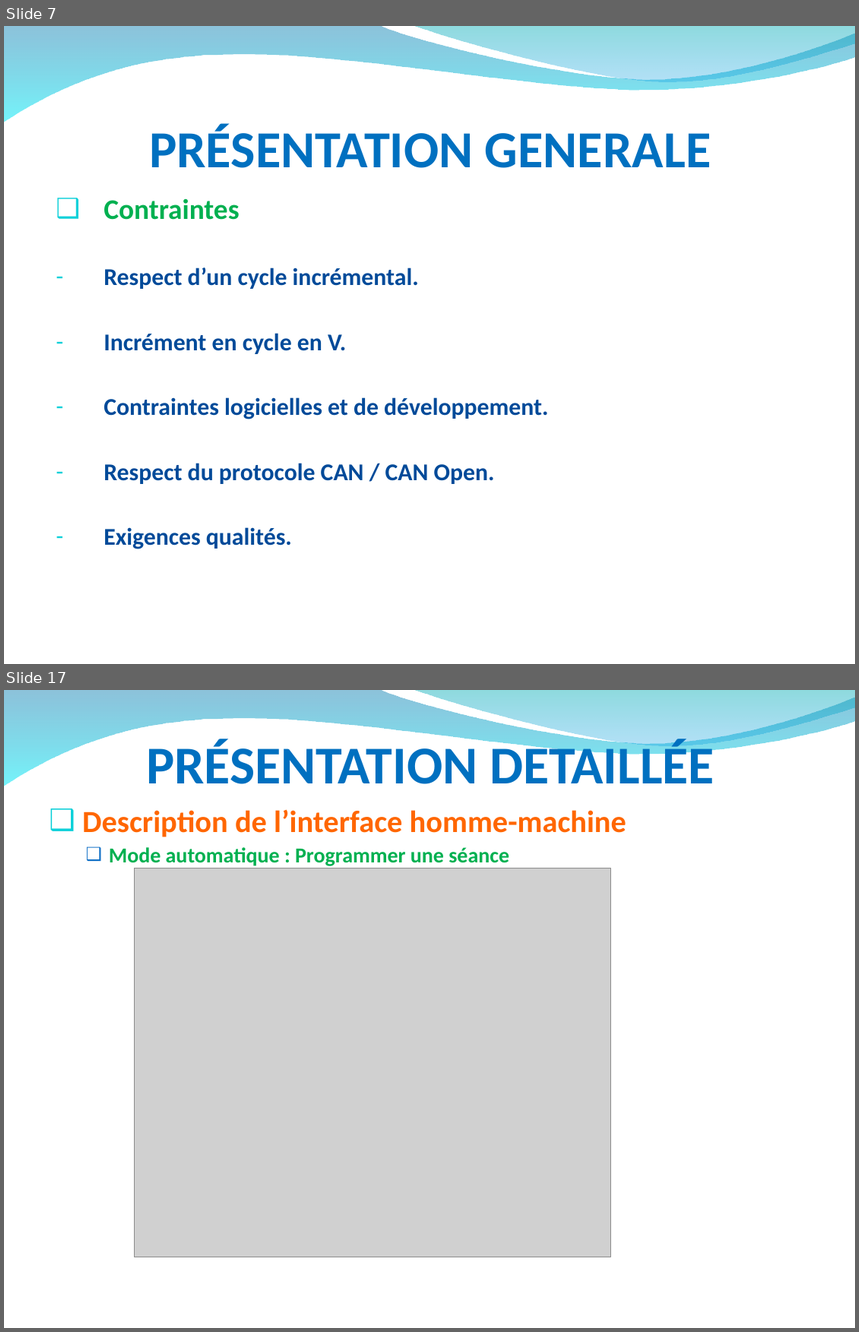
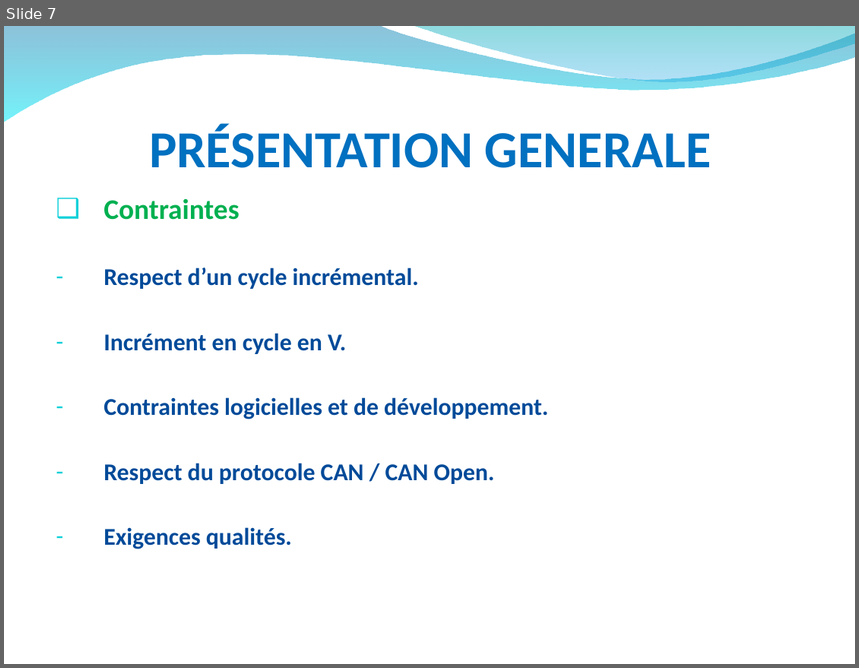
Before and after one commit to hardware/AscenseurPoissons, a slide deck: DOSSIERS A RENDRE/RevueAnalysePPT.ppt. Shown one above the other, each under a label of ours: slides 7 and 17 before the commit, slide 7 after it; the slides between them are not shown. The pictures are 859x1332 and 859x668 pixels, drawn with LibreOffice and Linux fonts; fonts in the diff are those of the drawing; grey boxes stand for pictures; background and template pictures are left out. Boxes give left, top, right and bottom in pixels: in the first picture for what was removed or moved away, otherwise in the second. Text is boxed around its words. In the diff, an @@ line names an element or a change of style, - is before the commit and + after.

```diff
--- a/DOSSIERS A RENDRE/RevueAnalysePPT.ppt
+++ b/DOSSIERS A RENDRE/RevueAnalysePPT.ppt
@@ slide 17 removed at [4, 690, 855, 1328], background picture (left out); not listed: 2 template elements that a slide beside it also shows @@
@@ title removed at [146, 739, 715, 784] @@
-PRÉSENTATION DETAILLÉE
@@ text removed at [82, 809, 626, 866] @@
-❑ Description de l’interface homme-machine
-  ❑ Mode automatique : Programmer une séance
@@ picture removed at [134, 869, 610, 1258] @@
```
Also in this commit, not shown: 9 slides changed, 10 slides added, 12 other slides removed.
